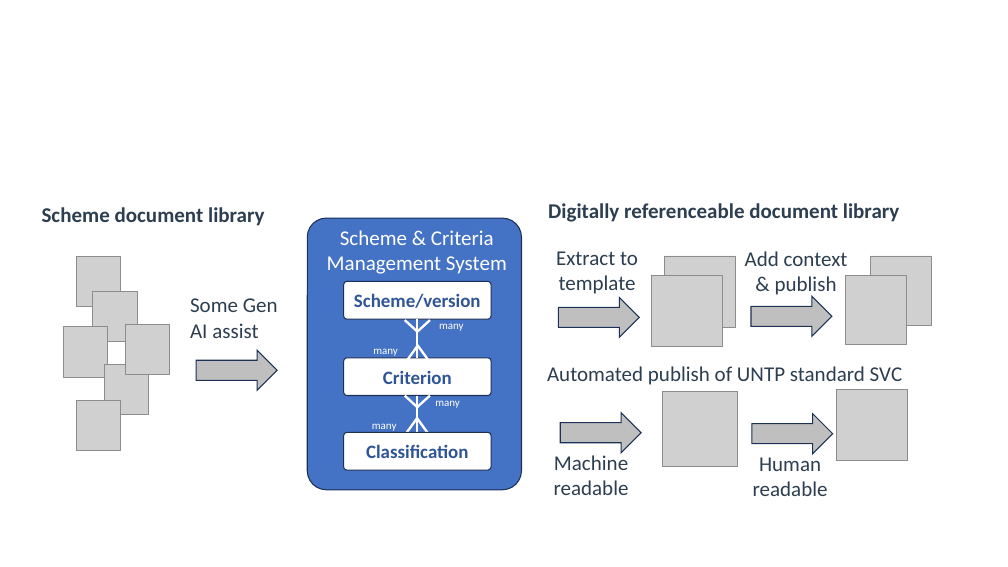
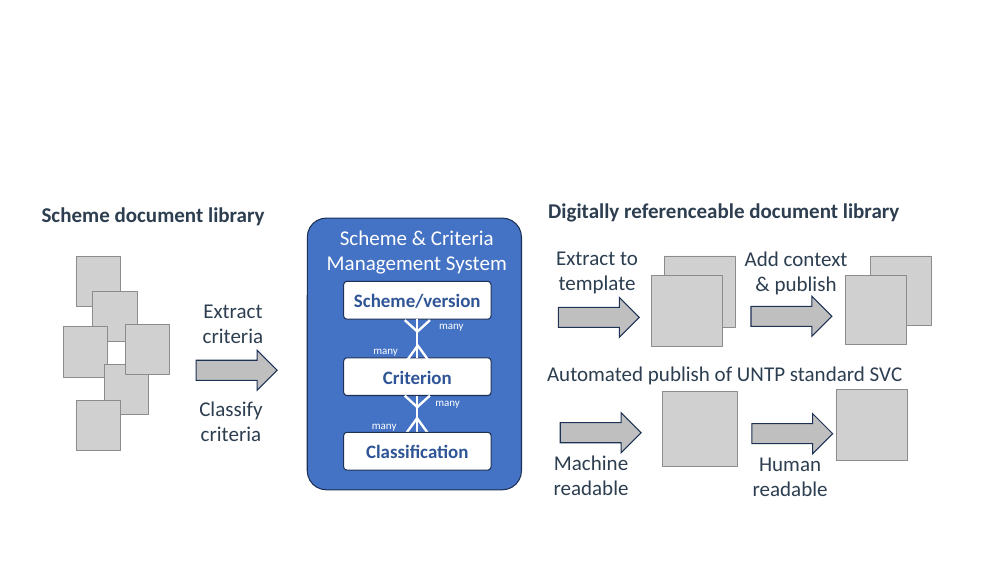
Before and after one commit to uncefact/spec-untp, a slide deck: slide 24 of website/docs/specification/UNTP-Diagrams-Specification.pptx. Drawn at 1008x567 pixels with LibreOffice and Linux fonts; fonts in the diff are those of the drawing; grey boxes stand for pictures. Boxes give left, top, right and bottom in pixels: in the first picture for what was removed or moved away, otherwise in the second. Text is boxed around its words. In the diff, an @@ line names an element or a change of style, - is before the commit and + after.

```diff
--- a/website/docs/specification/UNTP-Diagrams-Specification.pptx
+++ b/website/docs/specification/UNTP-Diagrams-Specification.pptx
@@ text at box(203, 304, 264, 343): text changed @@
-Some Gen AI assist
+Extract criteria
@@ text added at box(199, 401, 262, 441), 20 pt, text #2C3E50 @@
+Classify criteria
```
Also in this commit, not shown: 1 slide added, 5 other files.
